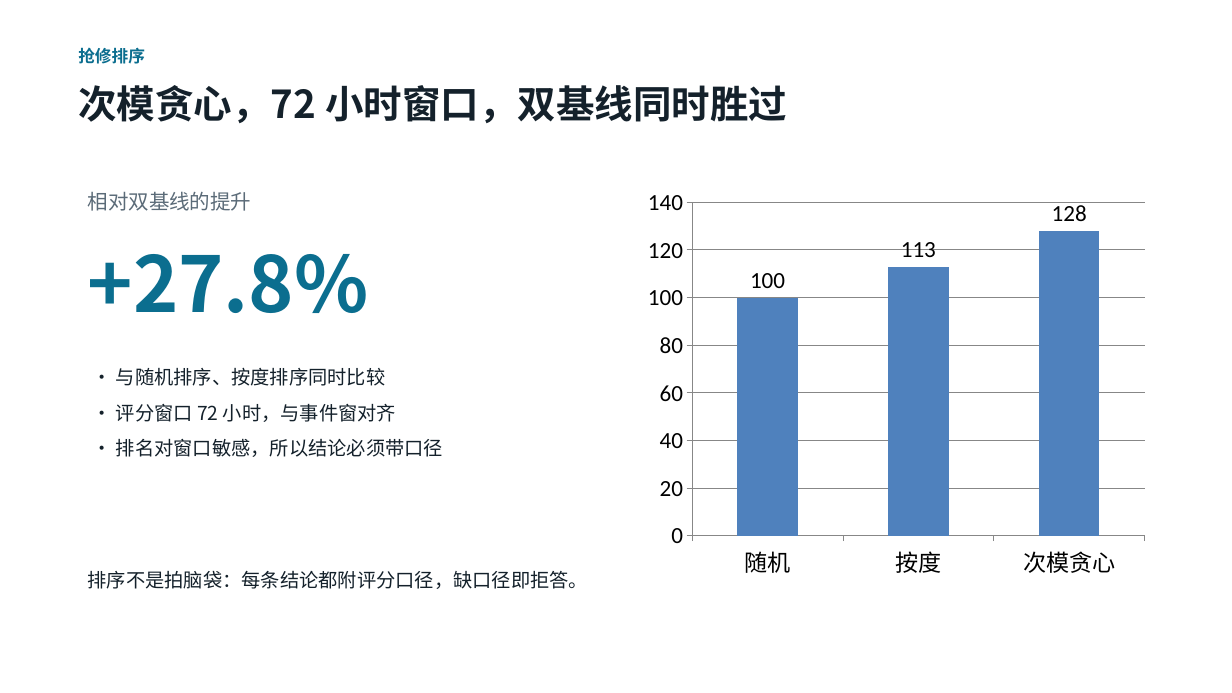
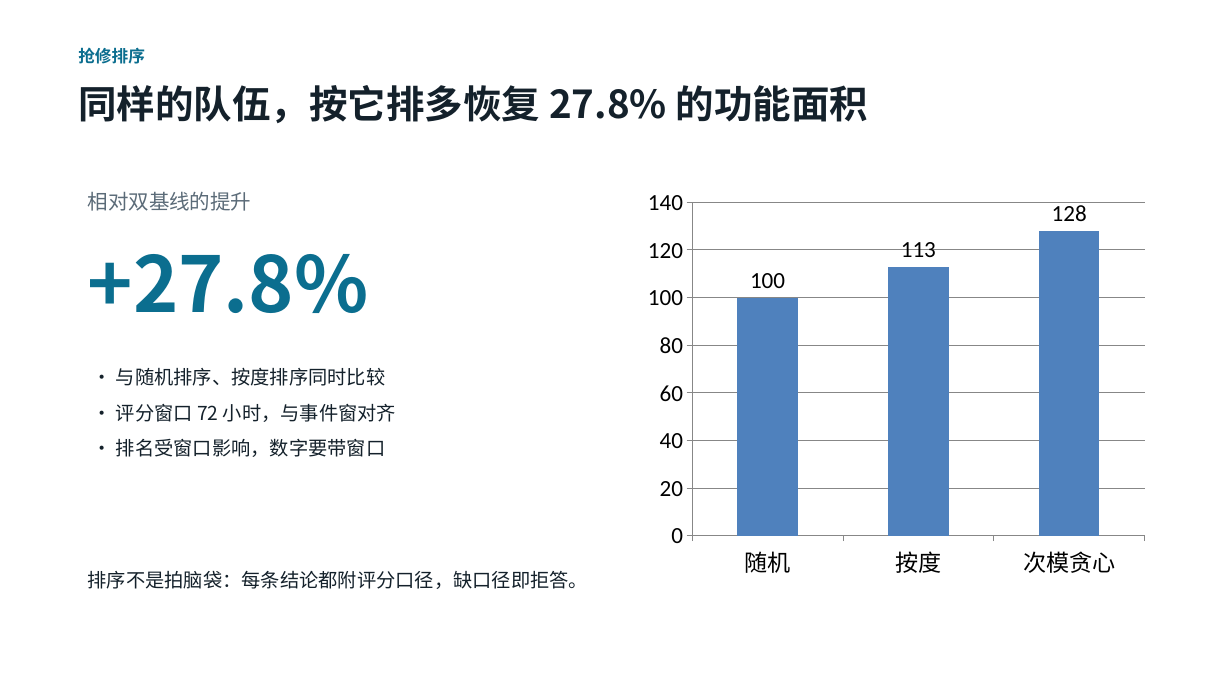
Before and after one commit to toki0413/typhoeus, a slide deck: slide 10 of docs/demo/typhoeus-demo.pptx. Drawn at 1232x693 pixels with LibreOffice and Linux fonts; fonts in the diff are those of the drawing. Boxes give left, top, right and bottom in pixels: in the first picture for what was removed or moved away, otherwise in the second. Text is boxed around its words. In the diff, an @@ line names an element or a change of style, - is before the commit and + after.

```diff
--- a/docs/demo/typhoeus-demo.pptx
+++ b/docs/demo/typhoeus-demo.pptx
@@ text at (x1=78, y1=85, x2=868, y2=123): text changed @@
-次模贪心，72 小时窗口，双基线同时胜过
+同样的队伍，按它排多恢复 27.8% 的功能面积
@@ text at (x1=116, y1=438, x2=385, y2=457): text changed @@
-• 排名对窗口敏感，所以结论必须带口径
+• 排名受窗口影响，数字要带窗口
```
Also in this commit, not shown: 11 other slides changed, 1 slide removed, 11 other files.
